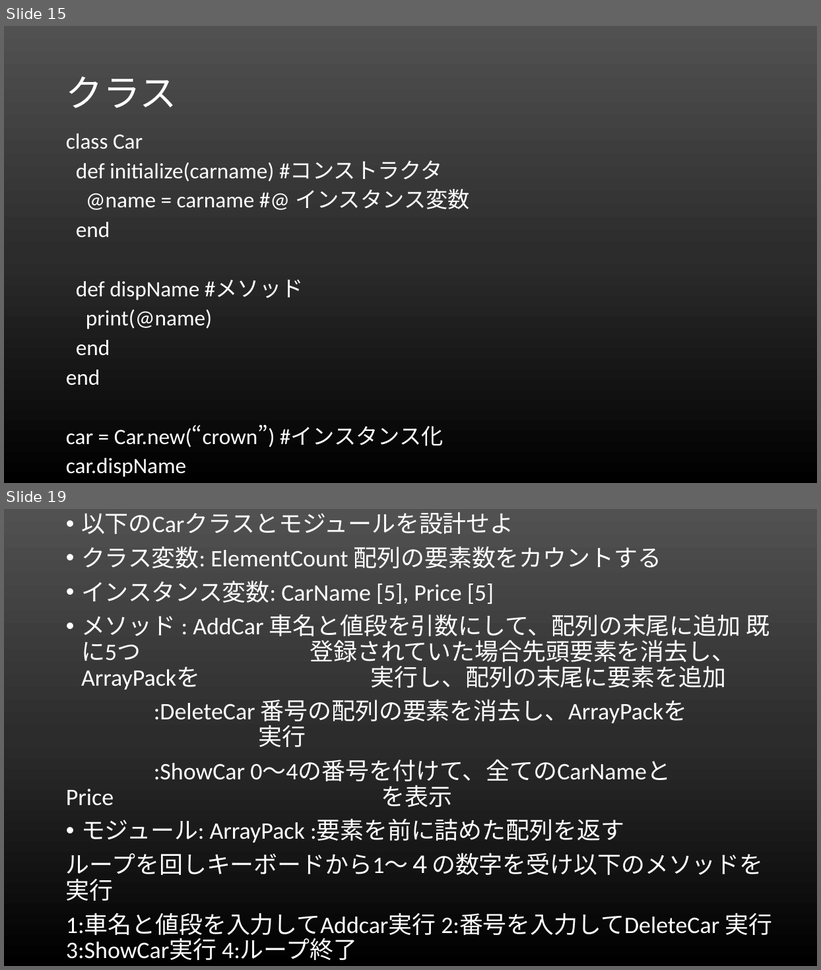
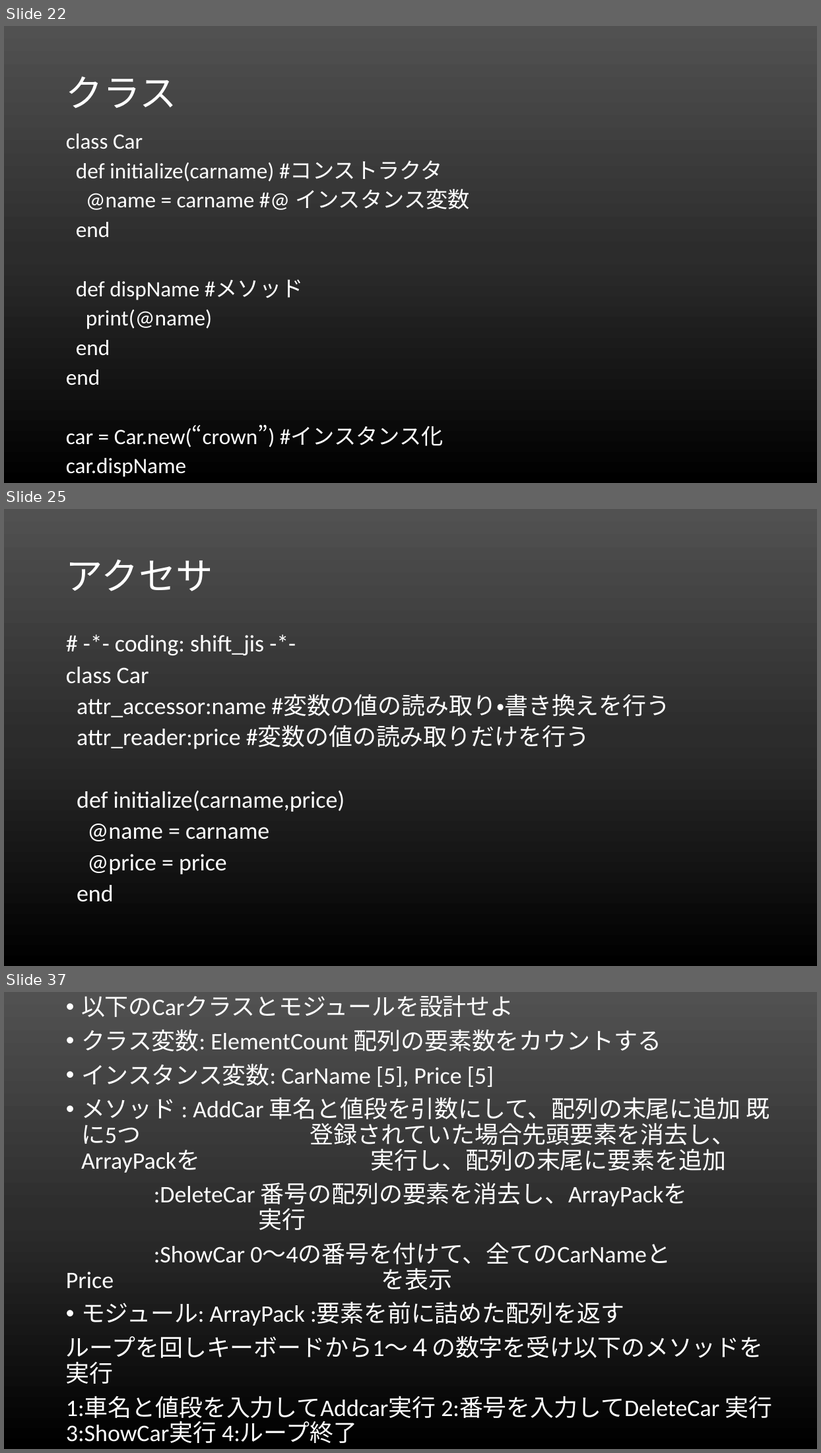
Before and after one commit to rubylecture/Rubylecture, a slide deck: Rubyレクチャー.pptx. Shown one above the other, each under a label of ours: slides 15 and 19 before the commit, slides 22, 25 and 37 after it; the slides between them are not shown. The pictures are 821x970 and 821x1453 pixels, drawn with LibreOffice and Linux fonts; fonts in the diff are those of the drawing. Boxes give left, top, right and bottom in pixels: in the first picture for what was removed or moved away, otherwise in the second. Text is boxed around its words. In the diff, an @@ line names an element or a change of style, - is before the commit and + after.

```diff
--- a/Rubyレクチャー.pptx
+++ b/Rubyレクチャー.pptx
@@ slide 25 added at (4, 509, 817, 966), background gradient #515151 to #2E2E2E to #000000 @@
@@ title added at (66, 559, 213, 591), 44 pt, text #FFFFFF @@
+アクセサ
@@ text added at (66, 635, 670, 902), 28 pt, text #FFFFFF @@
+# -*- coding: shift_jis -*-
+class Car
+attr_accessor:name #変数の値の読み取り・書き換えを行う
+attr_reader:price #変数の値の読み取りだけを行う
+def initialize(carname,price)
+@name = carname
+@price = price
+end
@@ what was slide 15 is now slide 22 @@
@@ what was slide 19 is now slide 37 @@
```
Also in this commit, not shown: 6 slides changed, 17 other slides added, 5 other files.
